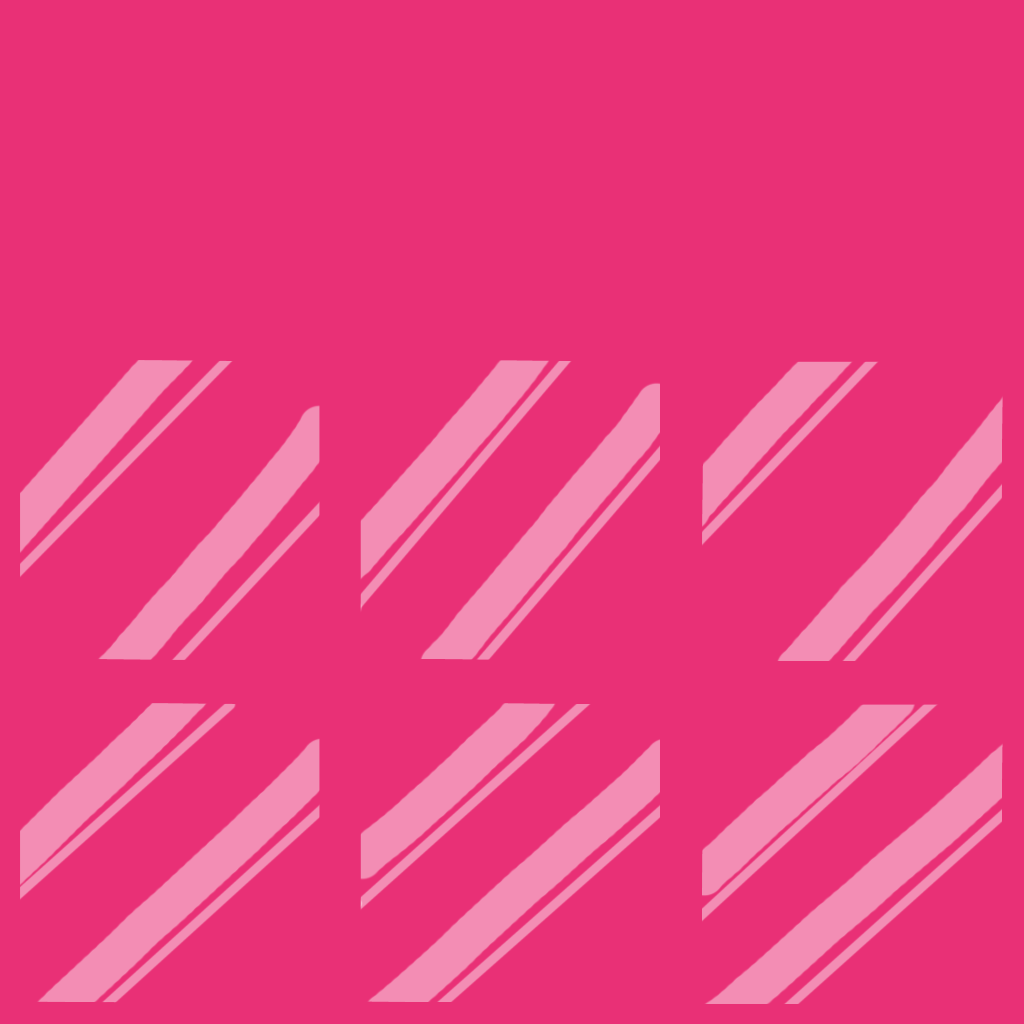
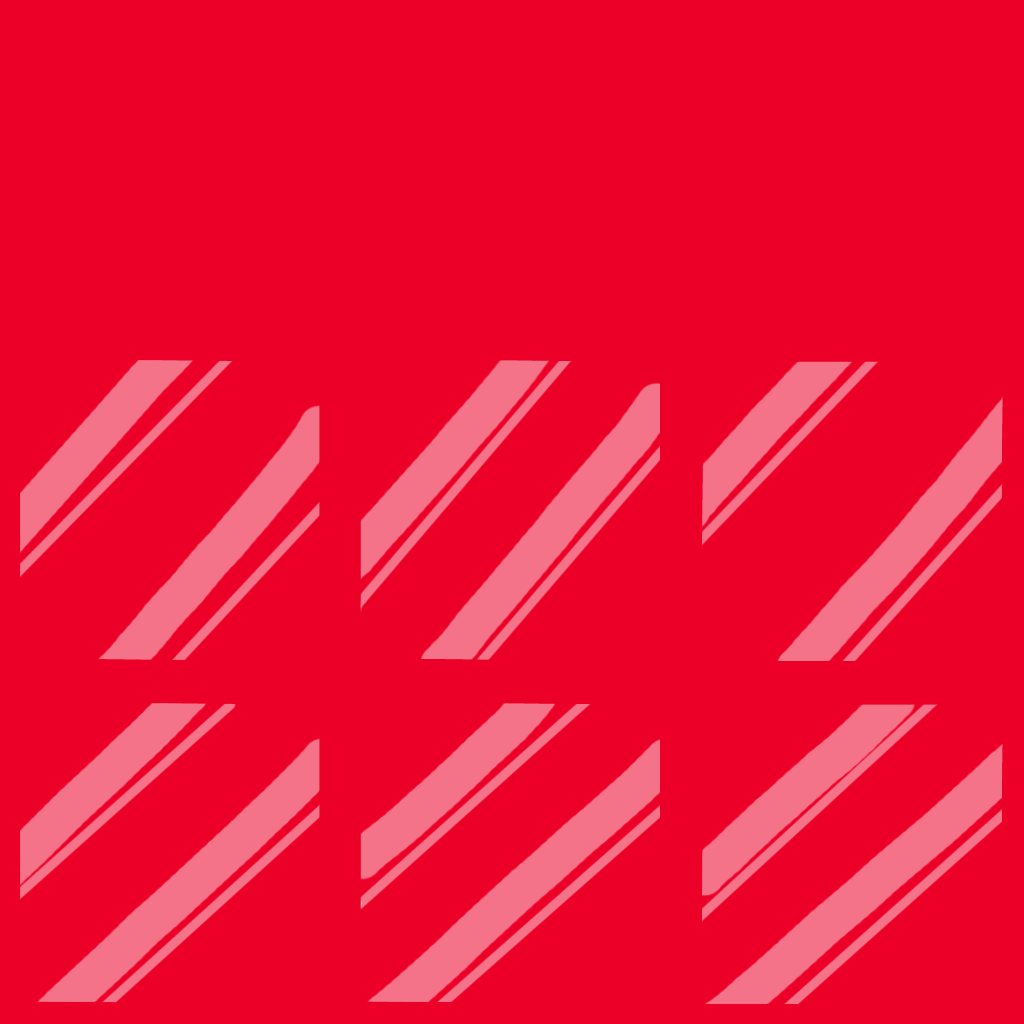
Comparing the layer stacks of the two 1024x1024 images. Changes:
painted on "Layer 1" over [left=0, top=0, right=1024, bottom=1024]
